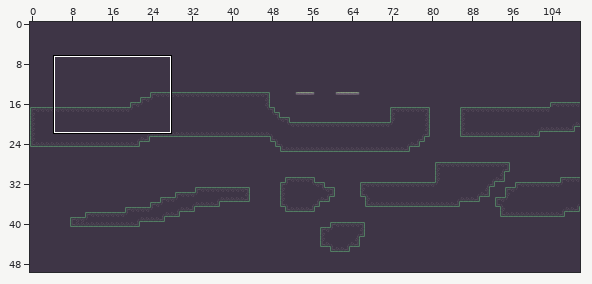
Two states of a Tiled map, Assets/Maps/MapTemplate.tmx. The first picture is a wide view before the edit; the outline marks the close-up.
Close-up. Before:
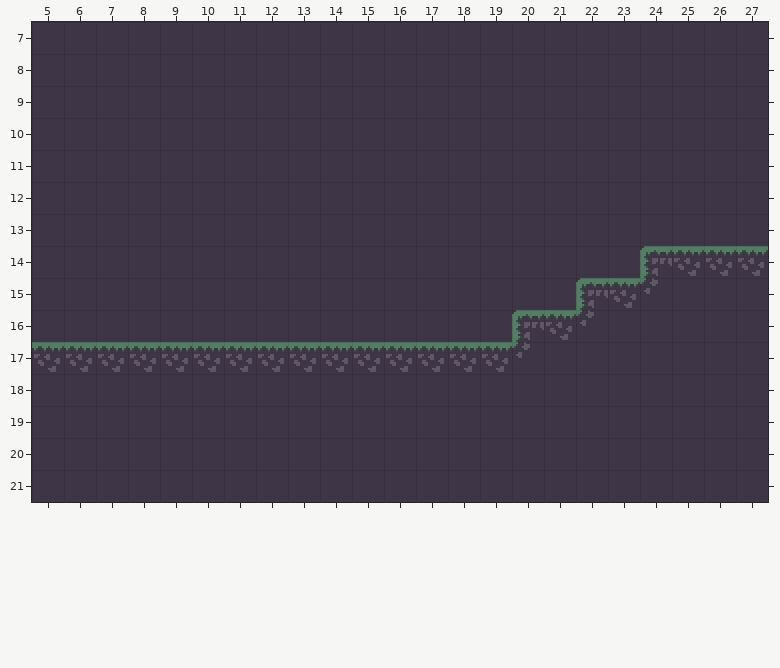
Cells are 16x16 px. Shown: x 5..27, y 7..21. The commit also changed other parts of the map, which this record leaves out. Tiles whose own drawing changed are shown in their newer look in all pictures.
After the commit:
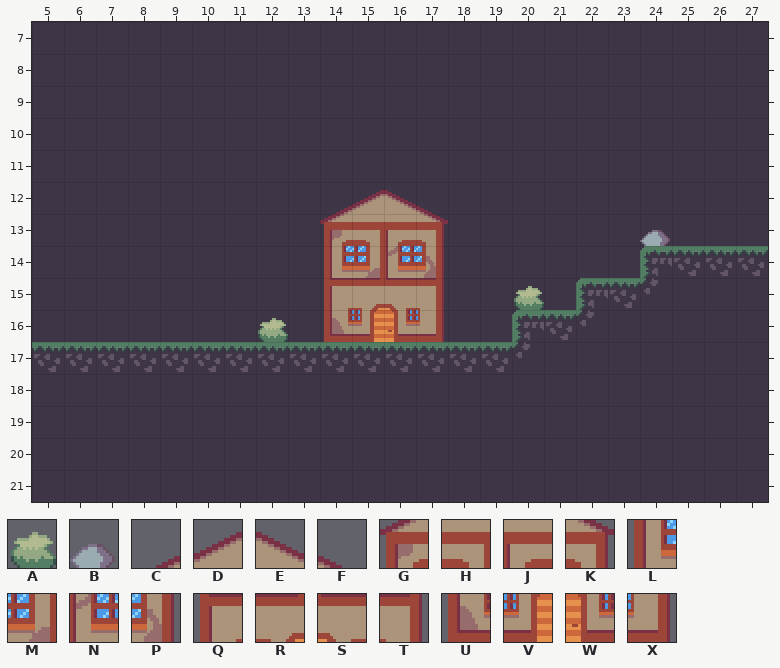
Key: from "tileset": A 87, B 92, C 177, D 178, E 179, F 180, G 193, H 194, J 195, K 196, L 209, M 210, N 211, P 212, Q 225, R 226, S 227, T 228, U 241, V 242, W 243, X 244.
_ is an empty cell.
The exact change:
Layer "Map":
There is now tile A in row 15 at x 20; in row 16 at x 12.
There is now tile B in row 13 at x 24.
There is now tile C in row 12 at x 14.
There is now tile D in row 12 at x 15.
There is now tile E in row 12 at x 16.
There is now tile F in row 12 at x 17.
There is now tile G in row 13 at x 14.
There is now tile H in row 13 at x 15.
There is now tile J in row 13 at x 16.
There is now tile K in row 13 at x 17.
There is now tile L in row 14 at x 14.
There is now tile M in row 14 at x 15.
There is now tile N in row 14 at x 16.
There is now tile P in row 14 at x 17.
There is now tile Q in row 15 at x 14.
There is now tile R in row 15 at x 15.
There is now tile S in row 15 at x 16.
There is now tile T in row 15 at x 17.
There is now tile U in row 16 at x 14.
There is now tile V in row 16 at x 15.
There is now tile W in row 16 at x 16.
There is now tile X in row 16 at x 17.
Changed places in both close-ups, as pixel boxes (x1, y1, x2, y2):
added: (320, 190, 448, 342)
added: (640, 230, 670, 246)
added: (514, 286, 544, 310)
added: (258, 318, 288, 342)
